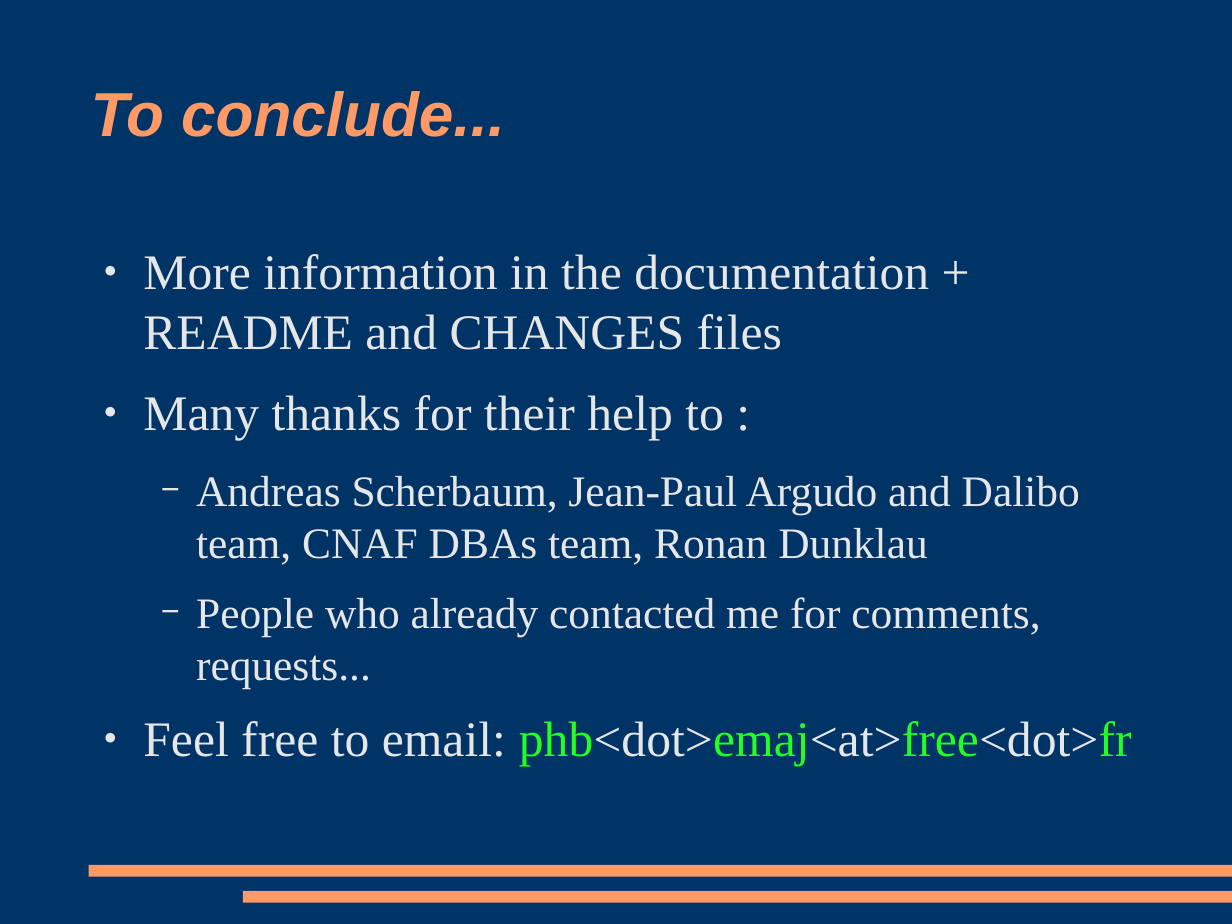
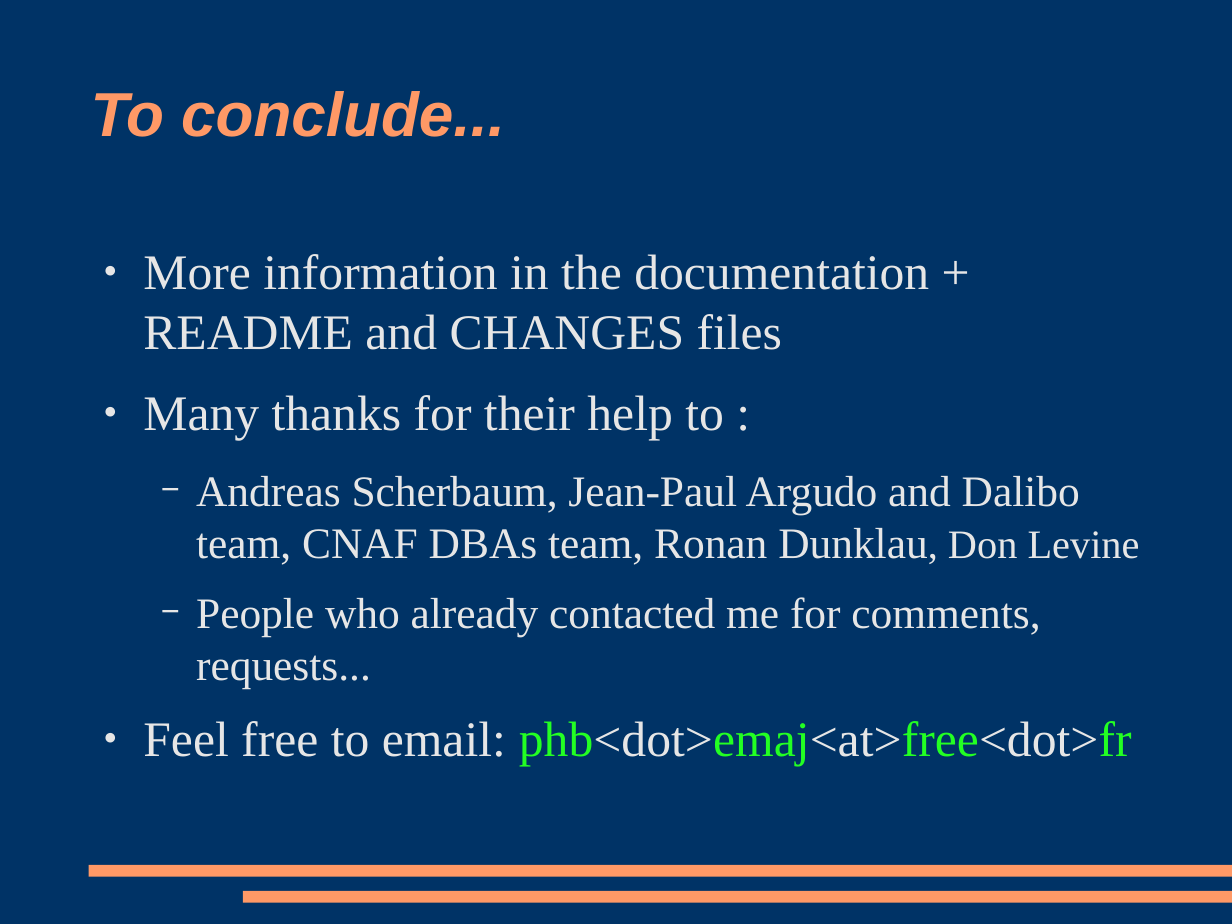
Before and after one commit to beaud76/emaj_doc, a slide deck: slide 32 of Emaj_pres_en.odp. Drawn at 1232x924 pixels with LibreOffice and Linux fonts; fonts in the diff are those of the drawing. Boxes give left, top, right and bottom in pixels: in the first picture for what was removed or moved away, otherwise in the second. Text is boxed around its words. In the diff, an @@ line names an element or a change of style, - is before the commit and + after.

Commit message:
Documentation change for E-Maj 1.0.2 version. With a significant improvement of the english translation thanks to Don Levine.

```diff
--- a/Emaj_pres_en.odp
+++ b/Emaj_pres_en.odp
@@ text at [196,476,1140,565]: text changed @@
-  − Andreas Scherbaum, Jean-Paul Argudo and Dalibo team, CNAF DBAs team, Ronan Dunklau
+  − Andreas Scherbaum, Jean-Paul Argudo and Dalibo team, CNAF DBAs team, Ronan Dunklau, Don Levine
```
Also in this commit, not shown: 1 other slide changed, 3 other files.
